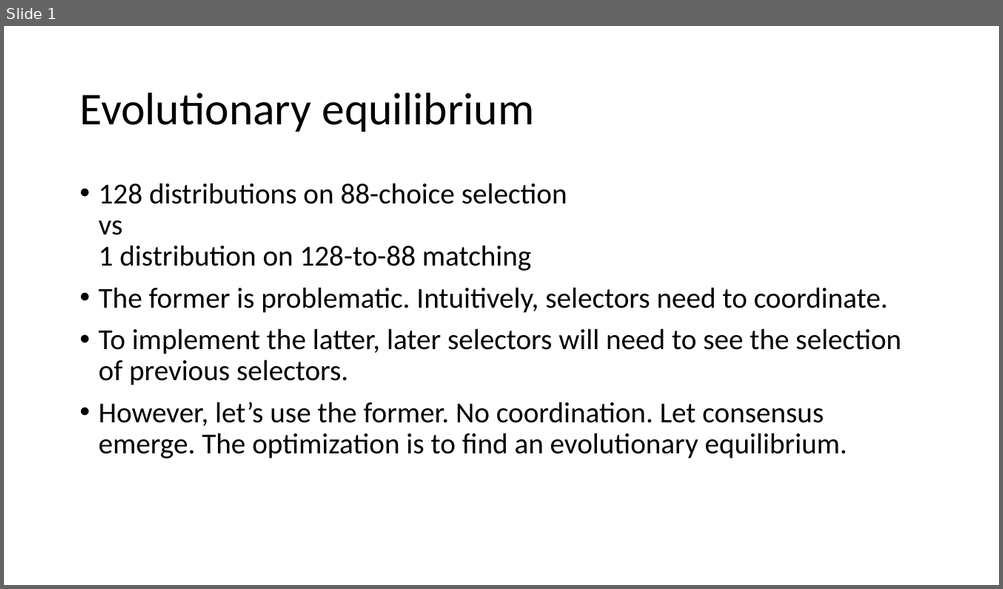
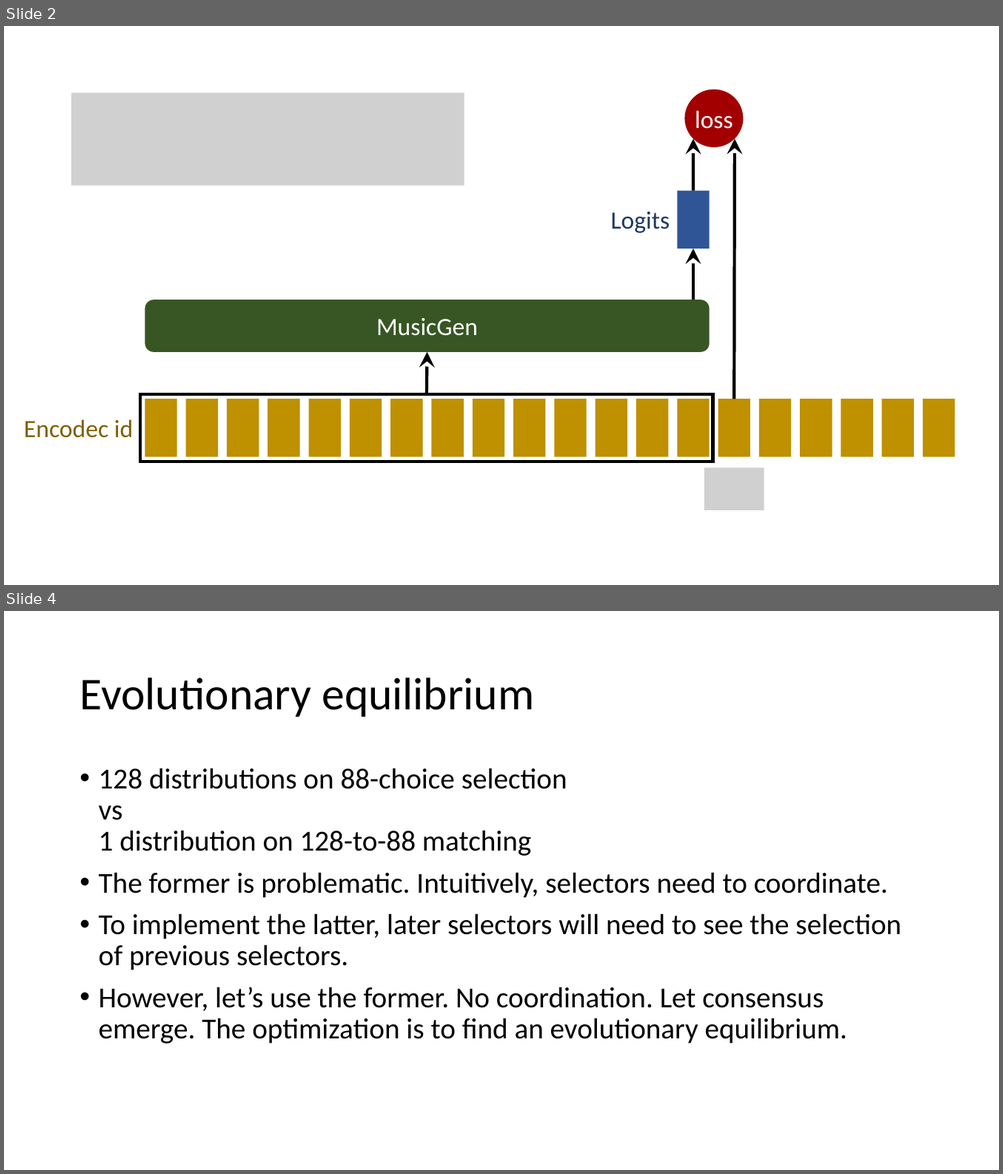
Before and after one commit to Daniel-Chin/Unsupervised-Symbolic-Music-Decipher, a slide deck: notes/2024_next_notes_present.pptx. Shown one above the other, each under a label of ours: slide 1 before the commit, slides 2 and 4 after it; the slides between them are not shown. The pictures are 1003x589 and 1003x1174 pixels, drawn with LibreOffice and Linux fonts; fonts in the diff are those of the drawing; grey boxes stand for pictures. Boxes give left, top, right and bottom in pixels: in the first picture for what was removed or moved away, otherwise in the second. Text is boxed around its words. In the diff, an @@ line names an element or a change of style, - is before the commit and + after.

```diff
--- a/notes/2024_next_notes_present.pptx
+++ b/notes/2024_next_notes_present.pptx
@@ slide 2 added at <box>4,26,999,585</box>, background #FFFFFF @@
@@ ellipse added at <box>685,90,743,147</box>, fill #A20000, 24 pt, text #FFFFFF @@
+loss
@@ picture added at <box>71,93,464,186</box> @@
@@ arrow added from (694, 191) to (694, 138), #000000 3 pt @@
@@ arrow added from (734, 399) to (734, 138), #000000 3 pt @@
@@ rectangle added at <box>677,191,709,249</box>, fill #2F5597 @@
@@ text added at <box>611,212,670,233</box>, 24 pt, text #203864 @@
+Logits
@@ arrow added from (694, 310) to (694, 249), #000000 3 pt @@
@@ rounded rectangle added at <box>145,300,709,352</box>, fill #385723, 24 pt, text #FFFFFF @@
+MusicGen
@@ arrow added from (427, 395) to (427, 352), #000000 3 pt @@
@@ rectangle added at <box>141,395,713,463</box>, outline #000000 3 pt @@
@@ rectangle added at <box>145,399,177,457</box>, fill #BF9000 @@
@@ rectangle added at <box>186,399,218,457</box>, fill #BF9000 @@
@@ rectangle added at <box>227,399,259,457</box>, fill #BF9000 @@
@@ rectangle added at <box>267,399,299,457</box>, fill #BF9000 @@
@@ rectangle added at <box>308,399,341,457</box>, fill #BF9000 @@
@@ rectangle added at <box>350,399,381,457</box>, fill #BF9000 @@
@@ rectangle added at <box>390,399,423,457</box>, fill #BF9000 @@
@@ rectangle added at <box>432,399,464,457</box>, fill #BF9000 @@
@@ rectangle added at <box>472,399,505,457</box>, fill #BF9000 @@
@@ rectangle added at <box>514,399,546,457</box>, fill #BF9000 @@
@@ rectangle added at <box>555,399,586,457</box>, fill #BF9000 @@
@@ rectangle added at <box>595,399,627,457</box>, fill #BF9000 @@
@@ rectangle added at <box>636,399,668,457</box>, fill #BF9000 @@
@@ rectangle added at <box>677,399,709,457</box>, fill #BF9000 @@
@@ rectangle added at <box>718,399,750,457</box>, fill #BF9000 @@
@@ rectangle added at <box>759,399,791,457</box>, fill #BF9000 @@
@@ rectangle added at <box>800,399,832,457</box>, fill #BF9000 @@
@@ rectangle added at <box>841,399,874,457</box>, fill #BF9000 @@
@@ rectangle added at <box>882,399,913,457</box>, fill #BF9000 @@
@@ rectangle added at <box>922,399,955,457</box>, fill #BF9000 @@
@@ text added at <box>24,420,133,438</box>, 24 pt, text #806000 @@
+Encodec id
@@ picture added at <box>704,469,763,511</box> @@
@@ what was slide 1 is now slide 4 @@
```
Also in this commit, not shown: 2 other slides added, 1 other file.
